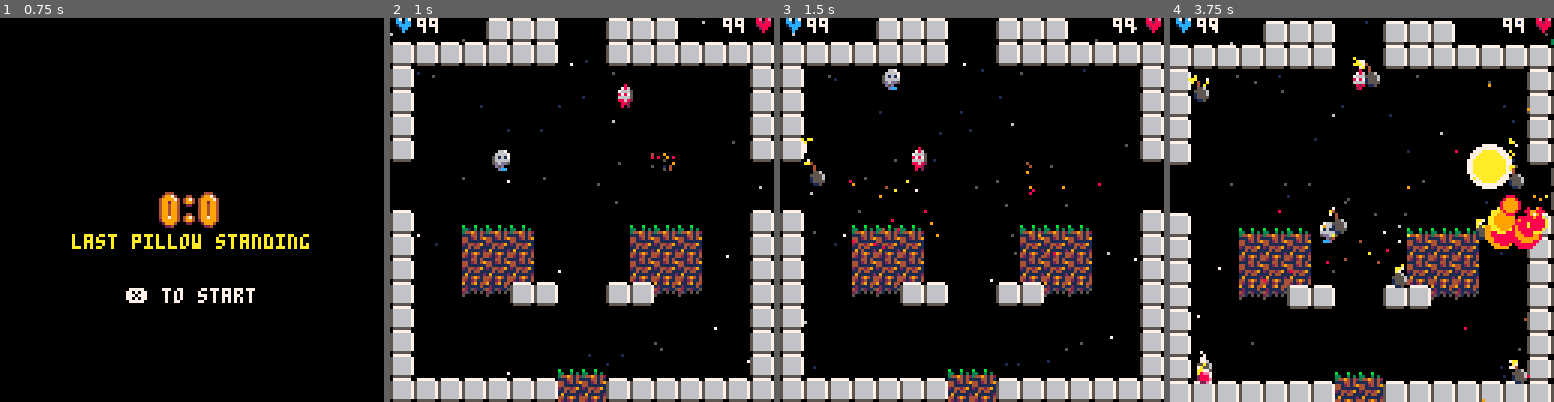
Above: before the commit, frames 1-4 (left to right).
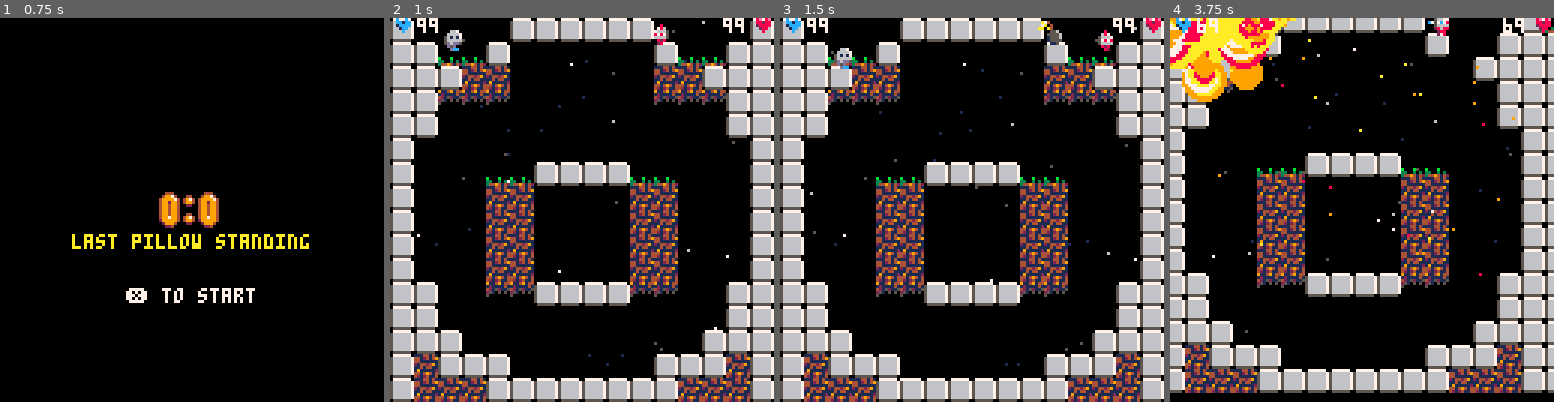
Above: after the commit, the same moments.

Repository: lkingsford/pico8-projects
Game: PICO-8 cartridge plat1.p8
Same seed, same stepped clock (60 frames per second), same inputs: the game is played once before the commit and once after it.
Inputs:
- Up to frame 1 (0.75 s): tap X (X key) at 0.33 s; tap O (Z key) at 0.7 s
- Up to frame 2 (1 s): no input
- Up to frame 3 (1.5 s): tap X (X key) at 1.07 s
- Up to frame 4 (3.75 s): hold Right 1.6-2.1 s; tap O (Z key) every 0.4 s from 1.7 to 3.7 s; tap X (X key) at 1.85, 2.97 s; hold Up 2.15-2.42 s; hold Right 2.47-3.03 s; hold Left 3.08-3.58 s; hold Down from 3.63 s (still down)

Frame 1 is identical in both runs. In frame 2, 30% of the frame differs, in the area x 0-100%, y 0-100%; in frame 3, 30%; in frame 4, 50%.

Commit message:
Improved item pick up (too high on ctf)
Added level 5

Diff:
--- a/plat1.p8
+++ b/plat1.p8
@@ -13,7 +13,7 @@
 
 function consts()
 	VERSION = "V0.2"
-	MAP_COUNT = 4
+	MAP_COUNT = 5
 	FIREY_PART_COLORS = {7,8,8,9,9,9,10,10,10,10}
 	WIN_SCORE = 5
 	LPS_HEALTH = 99
@@ -898,8 +898,7 @@
 			if item_value >= 0 and (not a.holding or a.holding.value < item_value) then
 				-- Weight grabbing an item better if it's nearby
 				local D = actor_distance(a, actor)
-				local adjusted_value = item_value * max((64/D),1)
-				printh(item_value.."->"..adjusted_value..' D '..D)
+				local adjusted_value = min(item_value * max((64/D),1), 10)
 				add(goals, {
 					goal=GOAL_ITEM,
 					target = a,
@@ -1258,7 +1257,7 @@
 		elseif teddy.held_by == nil then
 			stat.goal = GOAL_ITEM
 			stat.target = teddy
-			stat.weight = 20
+			stat.weight = 30
 		else
 			-- Got teddy
 			stat.goal = GOAL_RUN
@@ -2081,57 +2080,57 @@
 0000010100000000030580800000000000010101000000000004000000000000000000000000000000000000000000000000000000000000000000000000000000000000000000000000000000000000000000000000000000000000000000000000000000000000000000000000000000000000000000000000000000000000
 0000000000000000000000000000000000000000000000000000000000000000000000000000000000000000000000000000000000000000000000000000000000000000000000000000000000000000000000000000000000000000000000000000000000000000000000000000000000000000000000000000000000000000
 __map__
-000000000000000000000000000000000b0b0b0b08080809090808080a0a0a0a000000000808080000080808000000000000000000000000000000000000000000000000000000000000000000000000000000000000000000000000000000000000000000000000000000000000000000000000000000000000000000000000
-0808080808080808080808080808080808080808080808090908080808080808080808080808080000080808080808080000020000000000000000000000001200000000000000000000000000000000000000000000000000000000000000000000000000000000000000000000000000000000000000000000000000000000
-08000000000044090944000000070708080000070707440909440707070707080800004407440744440744074407070800000a0a0a0a0000000000000a0a0a0a1a000000000000000000000000000000000000000000000000000000000000000000000000000000000000000000000000000000000000000000000000000000
-0800000000000a09090a000000000008080200000a0a0a09090b0b0b00001208080000000000000000000000000000080000080909090000000000000909090800000000000000000000000000000000000000000000000000000000000000000000000000000000000000000000000000000000000000000000000000000000
-0800000200000909090900001200000808080000090909090909090900000808080000000000000000000000000000080000191919190000000000001919191900000000000000000000000000000000000000000000000000000000000000000000000000000000000000000000000000000000000000000000000000000000
-0800000808080808080808080800000808000000090909090909090900000008080000000200000000000012000000080000000000000000000000000000000000000000000000000000000000000000000000000000000000000000000000000000000000000000000000000000000000000000000000000000000000000000
-0800000801000000000000010800000808000000190909090909091900000008000000000000000000000000000000000000000000000000000000000000440000000000000000000000000000000000000000000000000000000000000000000000000000000000000000000000000000000000000000000000000000000000
-0800070801000000000000010800000808000000000909090909090000000008000000000000000000000000000000000000000000000a0a0a0000000000000000000000000000000000000000000000000000000000000000000000000000000000000000000000000000000000000000000000000000000000000000000000
-080000080100000000000001080000080800000a0a0909090909090b0b0000080800000a0a0a000000000a0a0a0000080000000000000809090000000000000000000000000000000000000000000000000000000000000000000000000000000000000000000000000000000000000000000000000000000000000000000000
-08000a0a08080808080808080a0a000808440009090908080808090909004408080000090909000000000909090000080000000000001919190000000a0a0a0000000000000000000000000000000000000000000000000000000000000000000000000000000000000000000000000000000000000000000000000000000000
-08080909090909090909090909090808080a0a090909090909090909090b0b08080000090909000000000909090000080044000000004400004400000909080000000000000000000000000000000000000000000000000000000000000000000000000000000000000000000000000000000000000000000000000000000000
-081919191919191919191919191919080809090909090909090909090909090808000019190808000008081919000008000a0a0a0a000000000000001919190000000000000000000000000000000000000000000000000000000000000000000000000000000000000000000000000000000000000000000000000000000000
-0844000a0a0a0a0a0a0a0a0a0a00440808090909090909090909090909090908080000000000000000000000000000080008090909000000000000000000000000000000000000000000000000000000000000000000000000000000000000000000000000000000000000000000000000000000000000000000000000000000
-0800000909090909090909090900000808191919191919090919191919191908080000000000000000000000000000080019191900000000000000000000000000000000000000000000000000000000000000000000000000000000000000000000000000000000000000000000000000000000000000000000000000000000
-0800001919191919191919191900000808000000000000090900000000000008080000000000000a0a000000000000080a0a0a0a0a0a0a0a0a0a0a0a0a0a0a0a00000000000000000000000000000000000000000000000000000000000000000000000000000000000000000000000000000000000000000000000000000000
-0808080808080808080808080808080808080808080808090908080808080808080808080808080909080808080808080909090909090808080809090909090900000000000000000000000000000000000000000000000000000000000000000000000000000000000000000000000000000000000000000000000000000000
-…(38 lines of a section not shown)…
+000000000000000000000000000000000b0b0b0b08080809090808080a0a0a0a000000000808080000080808000000000000000000000000000000000000000008000200000808080808080012000008000000000000000000000000000000000000000000000000000000000000000000000000000000000000000000000000
+0808080808080808080808080808080808080808080808090908080808080808080808080808080000080808080808080000020000000000000000000000001208080a0a08000000000000080a0a0808000000000000000000000000000000000000000000000000000000000000000000000000000000000000000000000000
+08000000000044090944000000070708080000070707440909440707070707080800004407440744440744074407070800000a0a0a0a0000000000000a0a0a0a08080809090000000000000909080808000000000000000000000000000000000000000000000000000000000000000000000000000000000000000000000000
+0800000000000a09090a000000000008080200000a0a0a09090b0b0b00001208080000000000000000000000000000080000080909090000000000000909090808081919190000000000001919190808000000000000000000000000000000000000000000000000000000000000000000000000000000000000000000000000
+0800000200000909090900001200000808080000090909090909090900000808080000000000000000000000000000080000191919190000000000001919191908080000000000000000000000000808000000000000000000000000000000000000000000000000000000000000000000000000000000000000000000000000
+0800000808080808080808080800000808000000090909090909090900000008080000000200000000000012000000080000000000000000000000000000000008000000000000000000000000000008000000000000000000000000000000000000000000000000000000000000000000000000000000000000000000000000
+08000008010000000000000108000008080000001909090909090919000000080000000000000000000000000000000000000000000000000000000000004400080000000a0a080808080a0a00000008000000000000000000000000000000000000000000000000000000000000000000000000000000000000000000000000
+0800070801000000000000010800000808000000000909090909090000000008000000000000000000000000000000000000000000000a0a0a0000000000000008000000090944444444090900000008000000000000000000000000000000000000000000000000000000000000000000000000000000000000000000000000
+080000080100000000000001080000080800000a0a0909090909090b0b0000080800000a0a0a000000000a0a0a0000080000000000000809090000000000000008000000090900000000090900000008000000000000000000000000000000000000000000000000000000000000000000000000000000000000000000000000
+08000a0a08080808080808080a0a000808440009090908080808090909004408080000090909000000000909090000080000000000001919190000000a0a0a0008000000090900000000090900000008000000000000000000000000000000000000000000000000000000000000000000000000000000000000000000000000
+08080909090909090909090909090808080a0a090909090909090909090b0b08080000090909000000000909090000080044000000004400004400000909080008000000090900000000090900000008000000000000000000000000000000000000000000000000000000000000000000000000000000000000000000000000
+081919191919191919191919191919080809090909090909090909090909090808000019190808000008081919000008000a0a0a0a000000000000001919190008080000191908080808191900000808000000000000000000000000000000000000000000000000000000000000000000000000000000000000000000000000
+0844000a0a0a0a0a0a0a0a0a0a00440808090909090909090909090909090908080000000000000000000000000000080008090909000000000000000000000008080000000000000000000000000808000000000000000000000000000000000000000000000000000000000000000000000000000000000000000000000000
+0800000909090909090909090900000808191919191919090919191919191908080000000000000000000000000000080019191900000000000000000000000008080800000000000000000000080808000000000000000000000000000000000000000000000000000000000000000000000000000000000000000000000000
+0800001919191919191919191900000808000000000000090900000000000008080000000000000a0a000000000000080a0a0a0a0a0a0a0a0a0a0a0a0a0a0a0a08090808080000000000000808080908000000000000000000000000000000000000000000000000000000000000000000000000000000000000000000000000
+0808080808080808080808080808080808080808080808090908080808080808080808080808080909080808080808080909090909090808080809090909090908090909080808080808080809090908000000000000000000000000000000000000000000000000000000000000000000000000000000000000000000000000
+…(38 lines of a section not shown)…
Not shown, changed: carts/plat1.p8.png
